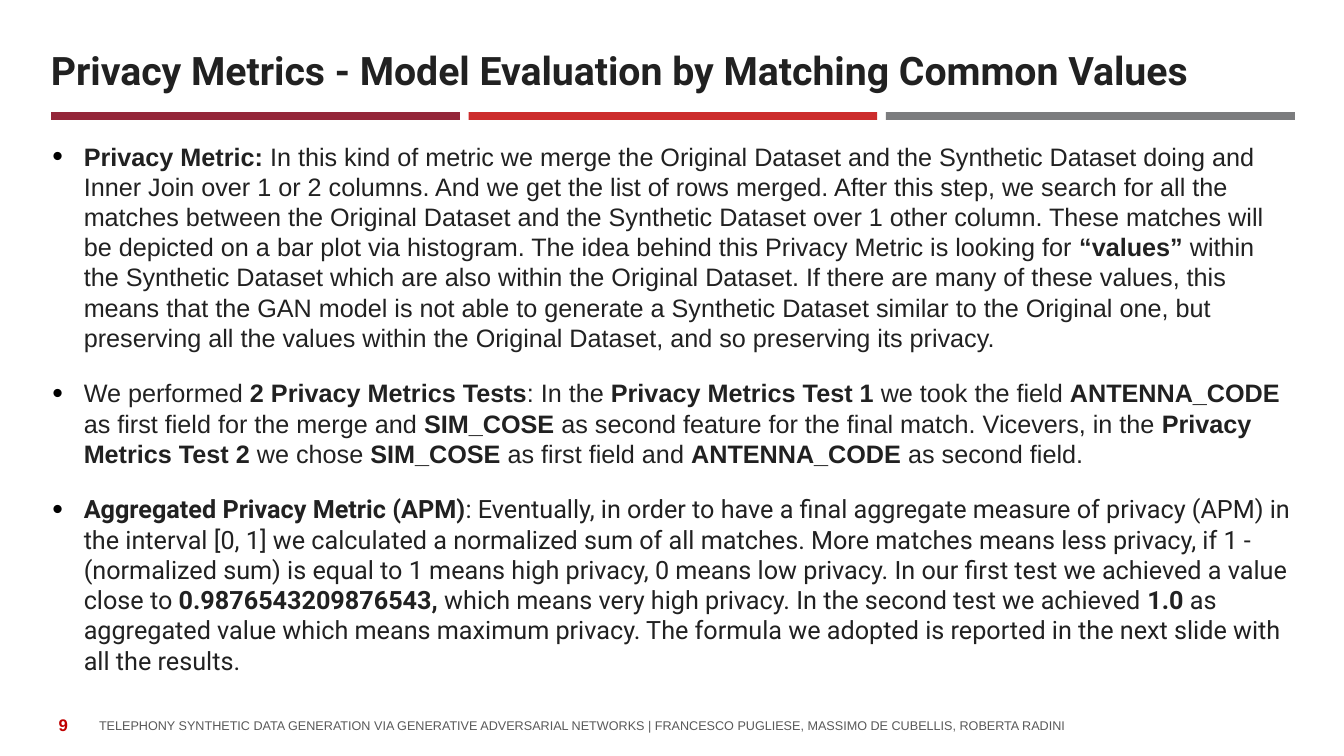
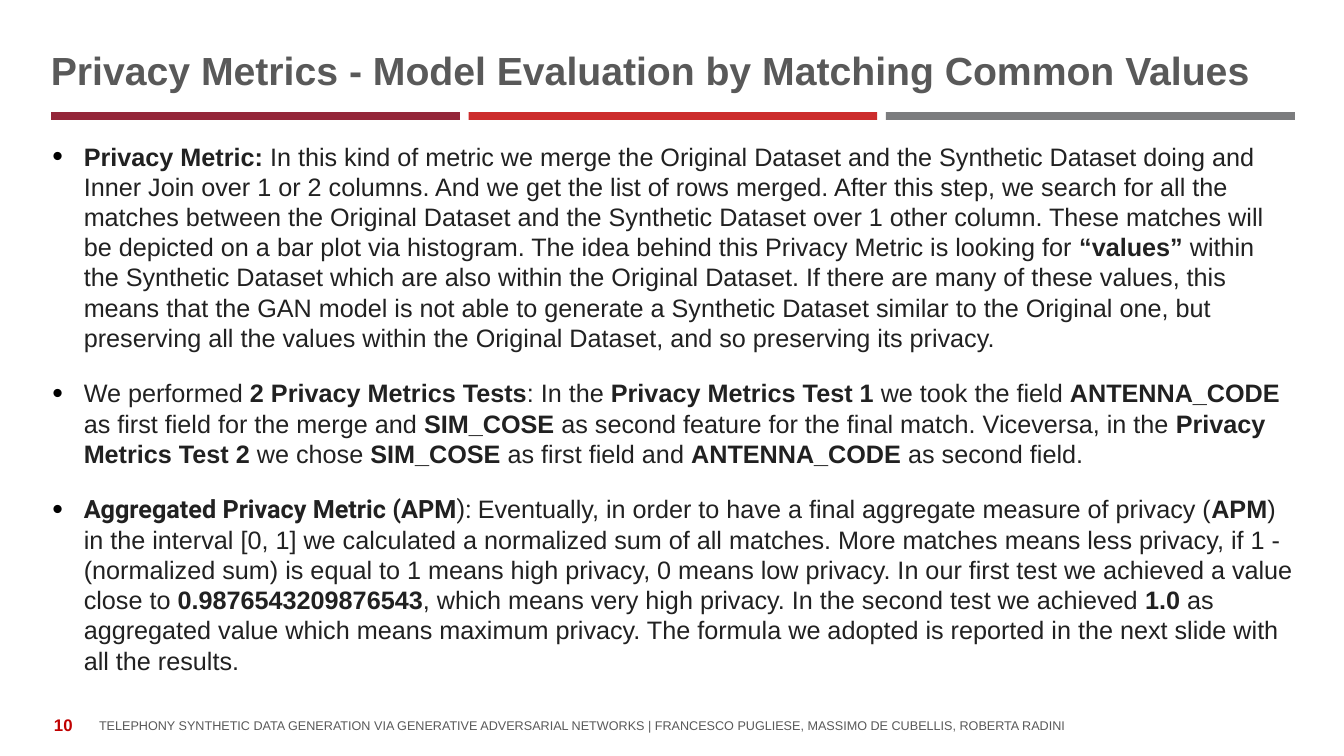
Before and after one commit to istat-methodology/Synthetic_Data, a slide deck: slide 10 of Presentations/Telephony Synthetic Data Generation via GANs.pptx (slide 9 before the commit). Drawn at 1344x756 pixels with LibreOffice and Linux fonts; fonts in the diff are those of the drawing; background and template pictures are left out. Boxes give left, top, right and bottom in pixels: in the first picture for what was removed or moved away, otherwise in the second. Text is boxed around its words. In the diff, an @@ line names an element or a change of style, - is before the commit and + after.

```diff
--- a/Presentations/Telephony Synthetic Data Generation via GANs.pptx
+++ b/Presentations/Telephony Synthetic Data Generation via GANs.pptx
@@ title "Privacy Metrics - Model Evaluation ..." at bbox=[51, 56, 1249, 93]: font Roboto to Arial, text colour #212121 to #595959 @@
@@ text at bbox=[84, 383, 1280, 466]: text changed @@
-• We performed 2 Privacy Metrics Tests: In the Privacy Metrics Test 1 we took the field ANTENNA_CODE as first field for the merge and SIM_COSE as second feature for the final match. Vicevers, in the Privacy Metrics Test 2 we chose SIM_COSE as first field and ANTENNA_CODE as second field.
+• We performed 2 Privacy Metrics Tests: In the Privacy Metrics Test 1 we took the field ANTENNA_CODE as first field for the merge and SIM_COSE as second feature for the final match. Viceversa, in the Privacy Metrics Test 2 we chose SIM_COSE as first field and ANTENNA_CODE as second field.
@@ text at bbox=[84, 498, 1292, 671]: font Roboto to Arial in "Eventually, in order to have a final ..."; bold off in "(APM): 0.9876543209876543,"; bold on in "(APM)" @@
@@ page number at bbox=[54, 719, 73, 731]: text changed @@
-9
+10
```
Also in this commit, not shown: 6 other slides changed, 2 slides added, 2 other files.
